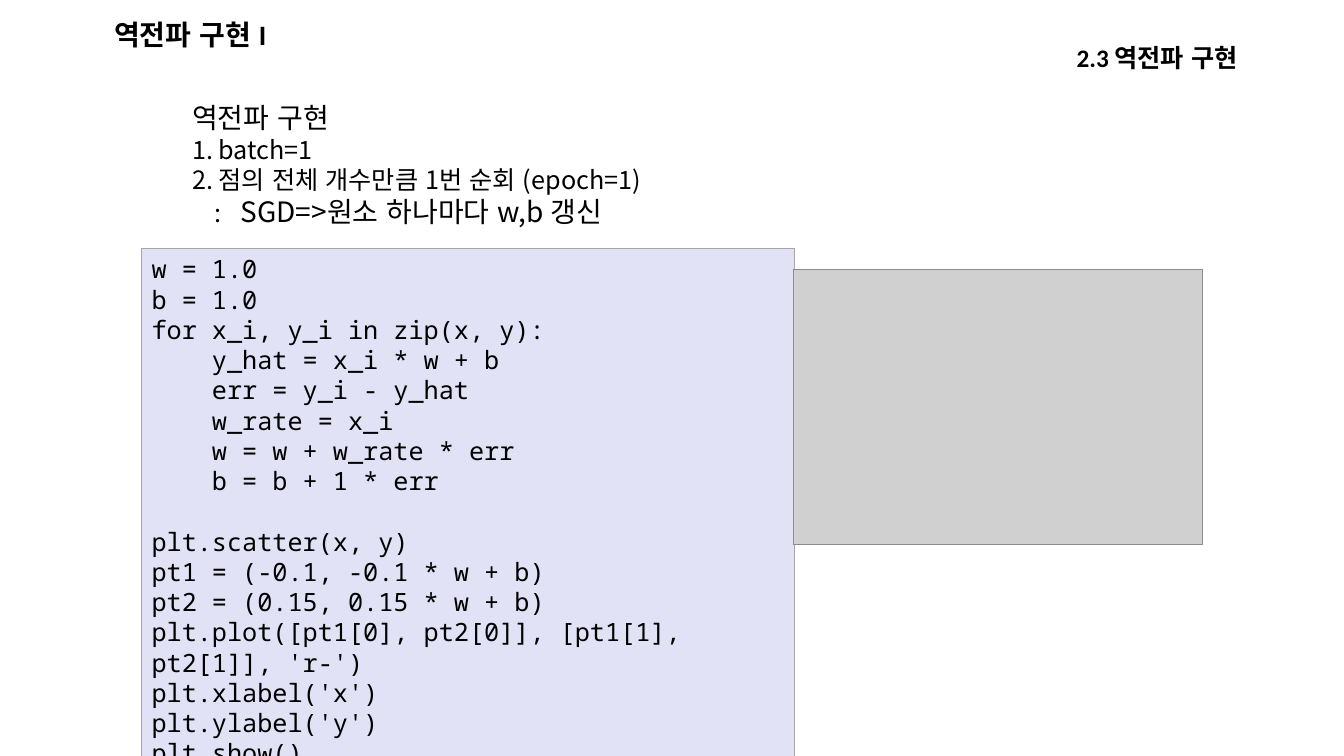
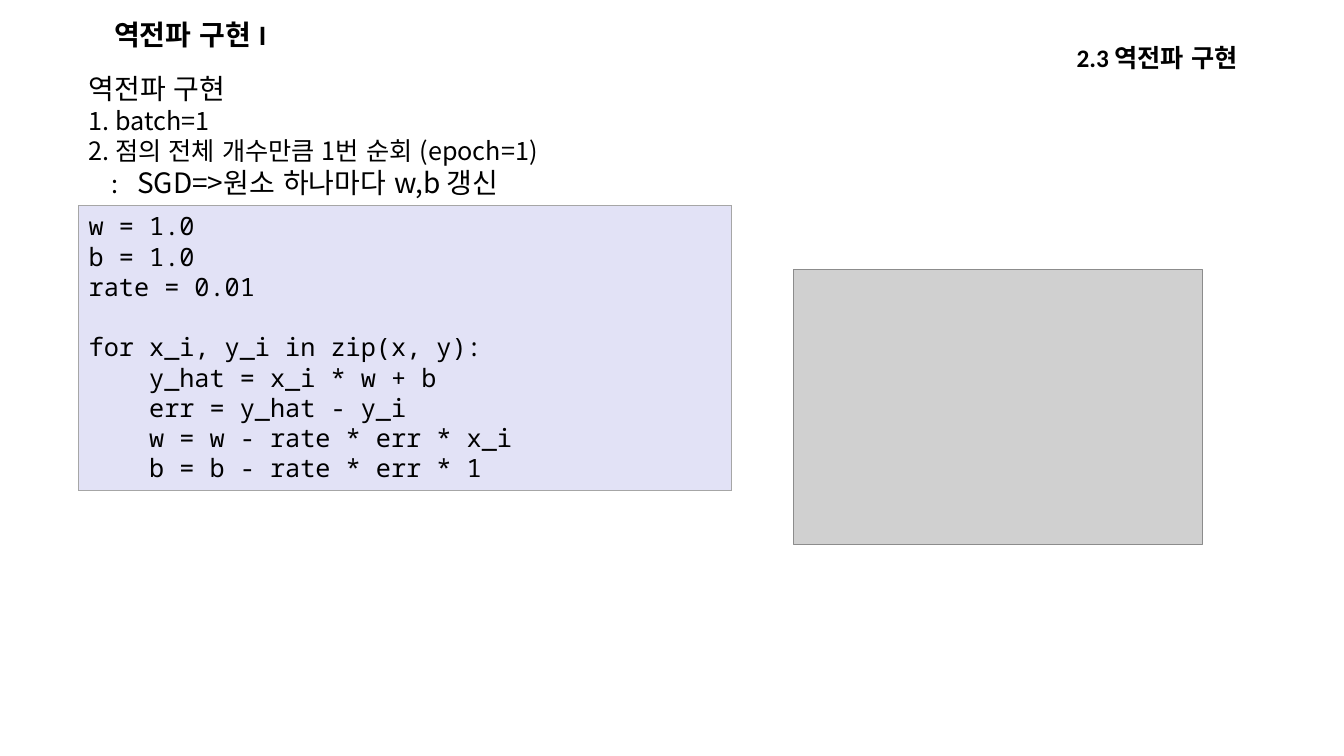
Before and after one commit to kjungmo/SBA2020_dataScience, a slide deck: slide 57 of 데이터분석.pptx (slide 54 before the commit). Drawn at 1344x756 pixels with LibreOffice and Linux fonts; fonts in the diff are those of the drawing; grey boxes stand for pictures. Boxes give left, top, right and bottom in pixels: in the first picture for what was removed or moved away, otherwise in the second. Text is boxed around its words. In the diff, an @@ line names an element or a change of style, - is before the commit and + after.

```diff
--- a/데이터분석.pptx
+++ b/데이터분석.pptx
@@ text "역전파 구현" moved from (x1=192, y1=104, x2=641, y2=227) to (x1=89, y1=75, x2=538, y2=198) @@
@@ rectangle "w = 1.0" resized from (x1=142, y1=249, x2=796, y2=756) to (x1=79, y1=206, x2=732, y2=491) @@
@@ text in rectangle at (x1=89, y1=277, x2=254, y2=297): paragraph added @@
+rate = 0.01
@@ text in rectangle at (x1=149, y1=398, x2=512, y2=478): text changed @@
-err = y_i - y_hat
-w_rate = x_i
-w = w + w_rate * err
-b = b + 1 * err
-plt.scatter(x, y)
-pt1 = (-0.1, -0.1 * w + b)
-pt2 = (0.15, 0.15 * w + b)
-plt.plot([pt1[0], pt2[0]], [pt1[1], pt2[1]], 'r-')
-plt.xlabel('x')
-plt.ylabel('y')
-plt.show()
+err = y_hat - y_i
+w = w - rate * err * x_i
+b = b - rate * err * 1
```
Also in this commit, not shown: 8 other slides changed, 44 slides added.
